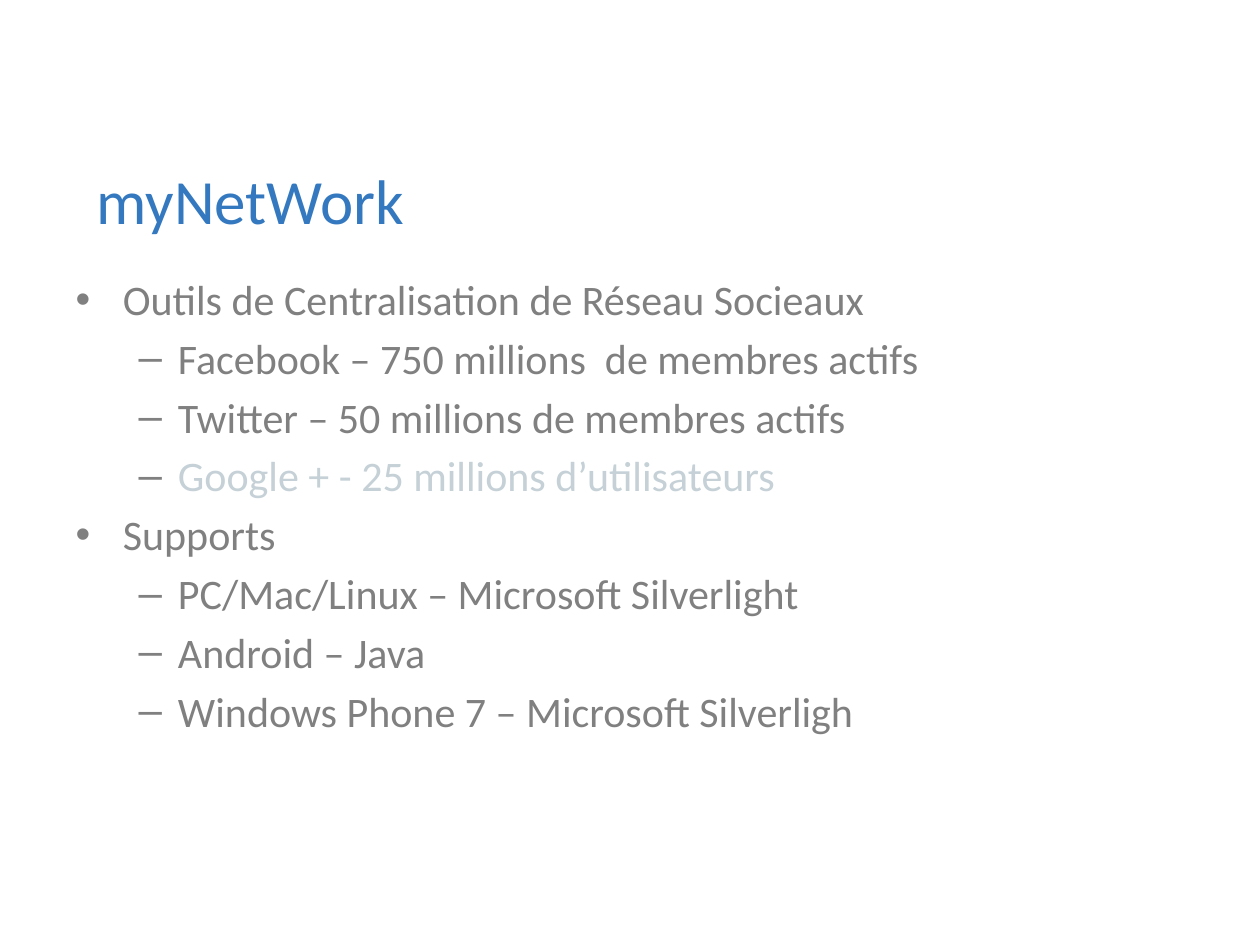
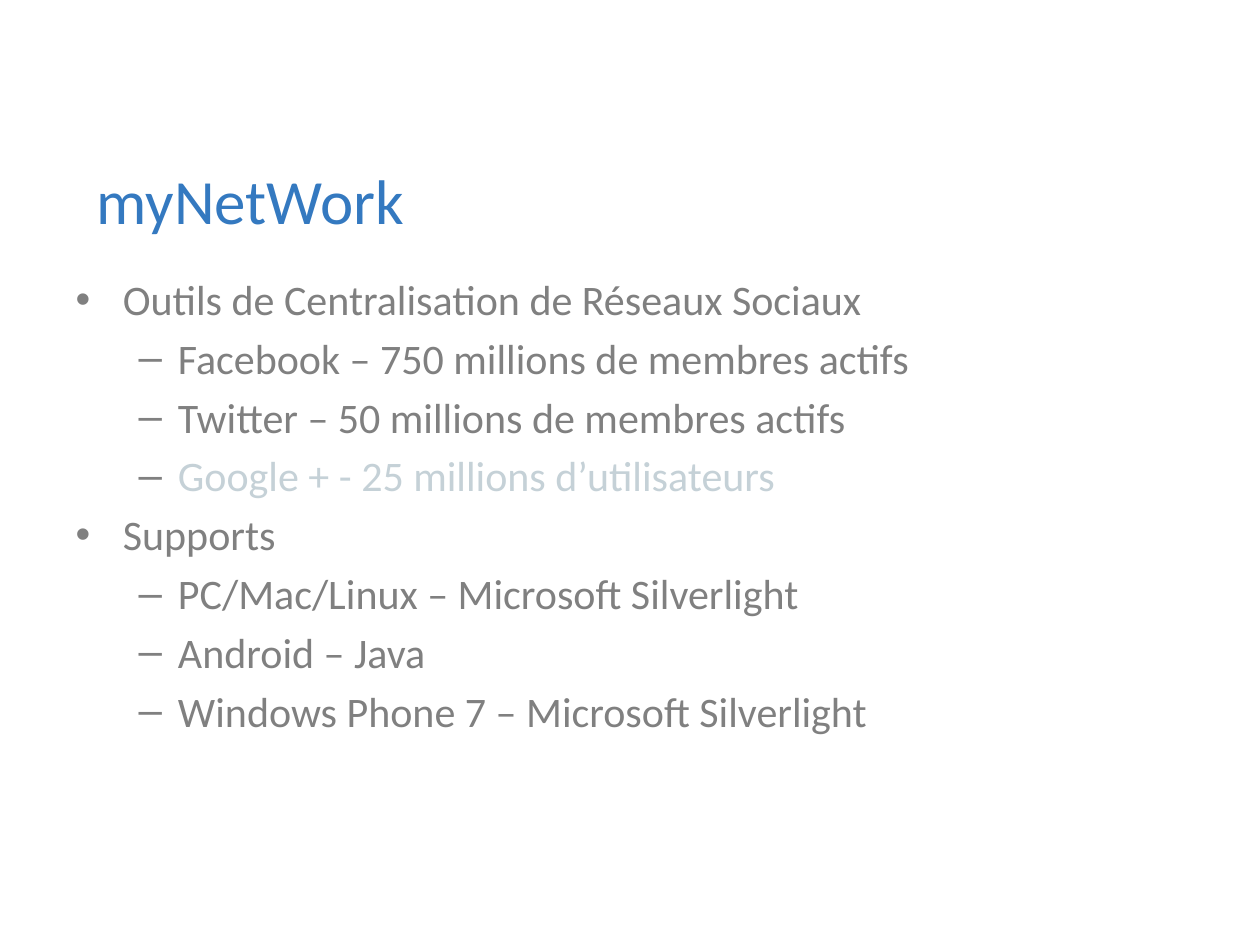
Before and after one commit to Riges/eip-silverlight, a slide deck: slide 5 of Docs/eip 10.09.11/myNETwork.pptx. Drawn at 1260x945 pixels with LibreOffice and Linux fonts; fonts in the diff are those of the drawing; background and template pictures are left out. Boxes give left, top, right and bottom in pixels: in the first picture for what was removed or moved away, otherwise in the second. Text is boxed around its words. In the diff, an @@ line names an element or a change of style, - is before the commit and + after.

```diff
--- a/Docs/eip 10.09.11/myNETwork.pptx
+++ b/Docs/eip 10.09.11/myNETwork.pptx
@@ text at (123,286,861,315): text changed @@
-• Outils de Centralisation de Réseau Socieaux
+• Outils de Centralisation de Réseaux Sociaux
@@ text at (178,698,866,734): text changed @@
-  – Windows Phone 7 – Microsoft Silverligh
+  – Windows Phone 7 – Microsoft Silverlight
```
Also in this commit, not shown: 8 other slides changed.
